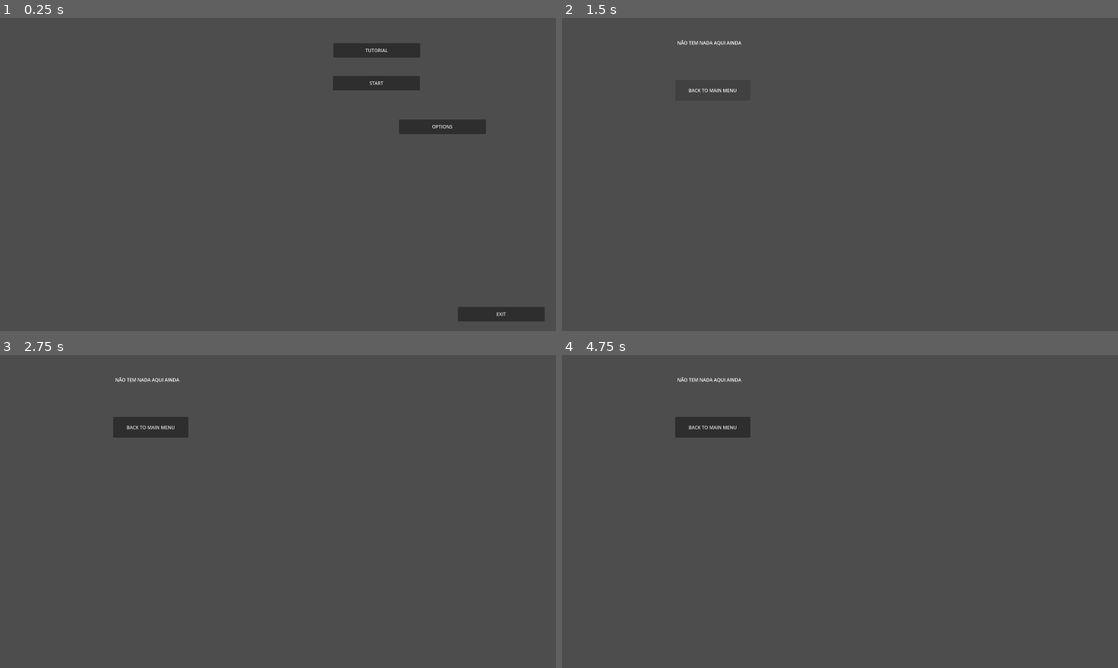
Above: before the commit, frames 1-4 (two rows, left to right).
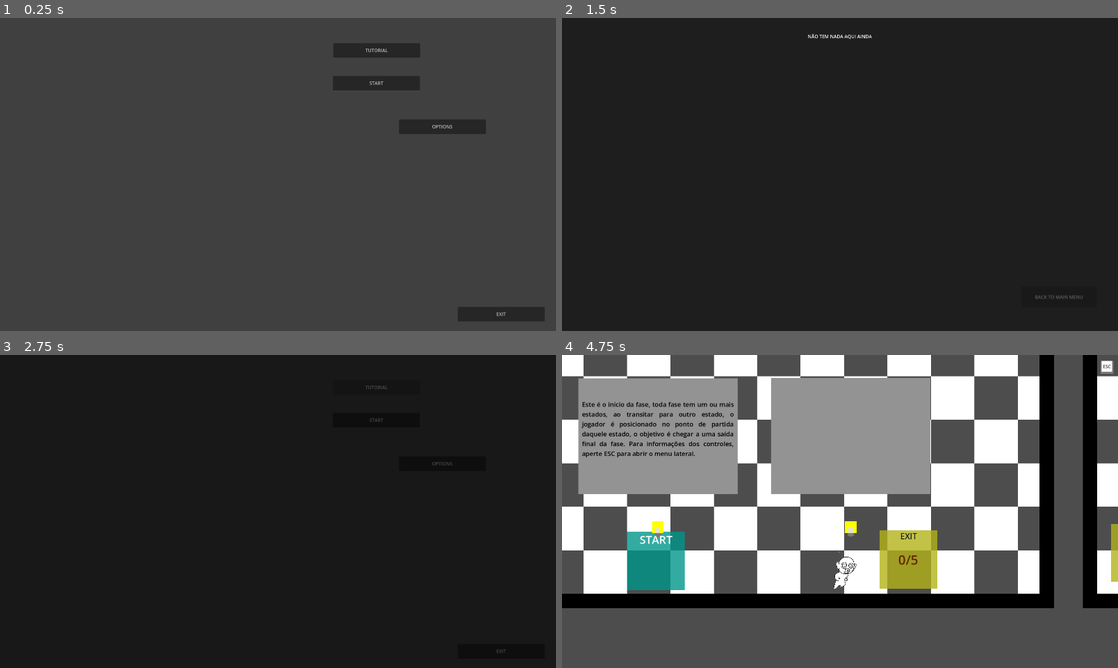
Above: after the commit, the same moments.

Repository: nanomugen/automata-project
Game: Godot game, scene res://scenes/menus/main_menu.tscn
Same seed, same stepped clock (60 frames per second), same inputs: the game is played once before the commit and once after it.
Inputs (mouse positions are in pixels of both pictures, inside the frame that each line leads up to):
- Up to frame 1 (0.25 s): no input
- Up to frame 2 (1.5 s): click "OPTIONS" at 0.5 s; click "BACK TO MAIN MENU" at 1.25 s
- Up to frame 3 (2.75 s): click (378, 386) at 2 s, where only the run after the commit has a clickable "TUTORIAL"
- Up to frame 4 (4.75 s): click (940, 420) at 2.75 s, where only the run after the commit has a clickable "START"; hold Ctrl (attack) 3.53-4.28 s; hold Right (move_right) from 3.53 s (still down); tap Space (jump) at 3.77, 4.52 s; tap Shift (dash) at 3.8, 4.35 s; tap Ctrl (attack) at 4.55 s

The runs differ from the first frame. In frame 1, less than 0.1% of the frame differs, in the area x 65-91%, y 9-96%; in frame 2, 100%, in the area x 0-100%, y 0-100%; in frame 3, 99%; in frame 4, 56%.

Commit message:
phase menu, minors tunings

Diff:
--- a/scenes/hud/exit_item_hud.tscn
+++ b/scenes/hud/exit_item_hud.tscn
@@ -9,13 +9,13 @@
 
 [node name="enabled" type="ColorRect" parent="." unique_id=54726654]
 layout_mode = 0
-offset_right = 20.0
-offset_bottom = 20.0
+offset_right = 40.0
+offset_bottom = 40.0
 
 [node name="value" type="Label" parent="." unique_id=288160180]
 layout_mode = 0
-offset_left = 25.0
-offset_right = 65.0
-offset_bottom = 20.0
+offset_left = 45.0
+offset_right = 99.0
+offset_bottom = 40.0
 theme_override_colors/font_color = Color(0, 0.45411357, 0.45411357, 1)
-theme_override_font_sizes/font_size = 13
+theme_override_font_sizes/font_size = 26
--- a/scenes/menus/main_menu.tscn
+++ b/scenes/menus/main_menu.tscn
@@ -58,8 +58,8 @@
 anchors_preset = 15
 anchor_right = 1.0
 anchor_bottom = 1.0
-offset_right = 0.0
-offset_bottom = 0.0
+offset_right = 1920.0
+offset_bottom = 1080.0
 grow_horizontal = 2
 grow_vertical = 2
 
--- a/scenes/menus/main_options.tscn
+++ b/scenes/menus/main_options.tscn
@@ -8,36 +8,52 @@
 
 [node name="options_control" type="Control" parent="." unique_id=1266434734]
 layout_mode = 3
-anchors_preset = 0
-offset_right = 40.0
-offset_bottom = 40.0
+anchors_preset = 15
+anchor_right = 1.0
+anchor_bottom = 1.0
+offset_right = 1920.0
+offset_bottom = 1080.0
+grow_horizontal = 2
+grow_vertical = 2
 
 [node name="back_button" type="Button" parent="options_control" unique_id=1397900642]
 layout_mode = 0
-offset_left = 391.0
-offset_top = 214.0
-offset_right = 651.0
-offset_bottom = 285.0
+offset_left = 1587.0
+offset_top = 927.0
+offset_right = 1847.0
+offset_bottom = 998.0
 text = "BACK TO MAIN MENU"
 
-[node name="Label" type="Label" parent="." unique_id=548042373]
-offset_left = 208.0
-offset_top = 22.0
-offset_right = 810.0
-offset_bottom = 150.0
+[node name="fade_trasition" parent="options_control" unique_id=1907557553 instance=ExtResource("2_hfi38")]
+layout_mode = 1
+anchors_preset = 15
+anchor_right = 1.0
+anchor_bottom = 1.0
+offset_right = 0.0
+offset_bottom = 0.0
+grow_horizontal = 2
+grow_vertical = 2
+
+[node name="fade_out_timer" type="Timer" parent="options_control/fade_trasition" unique_id=1913183551]
+wait_time = 1.15
+
+[node name="fade_in_timer" type="Timer" parent="options_control/fade_trasition" unique_id=1716847696]
+wait_time = 1.15
+
+[node name="Label" type="Label" parent="options_control" unique_id=548042373]
+layout_mode = 1
+anchors_preset = 5
+anchor_left = 0.5
+anchor_right = 0.5
+offset_left = -301.0
+offset_right = 301.0
+offset_bottom = 128.0
+grow_horizontal = 2
 text = "NÃO TEM NADA AQUI AINDA"
 horizontal_alignment = 1
 vertical_alignment = 1
 autowrap_mode = 2
 
-[node name="fade_trasition" parent="." unique_id=1907557553 instance=ExtResource("2_hfi38")]
-
-[node name="fade_out_timer" type="Timer" parent="fade_trasition" unique_id=1913183551]
-wait_time = 1.15
-
-[node name="fade_in_timer" type="Timer" parent="fade_trasition" unique_id=1716847696]
-wait_time = 1.15
-
 [connection signal="pressed" from="options_control/back_button" to="." method="_on_back_button_pressed"]
-[connection signal="timeout" from="fade_trasition/fade_out_timer" to="." method="_on_fade_out_timer_timeout"]
-[connection signal="timeout" from="fade_trasition/fade_in_timer" to="." method="_on_fade_in_timer_timeout"]
+[connection signal="timeout" from="options_control/fade_trasition/fade_out_timer" to="." method="_on_fade_out_timer_timeout"]
+[connection signal="timeout" from="options_control/fade_trasition/fade_in_timer" to="." method="_on_fade_in_timer_timeout"]
--- /dev/null
+++ b/scenes/menus/main_phases.tscn
@@ -0,0 +1,67 @@
+[gd_scene format=3 uid="uid://doe8myykret6s"]
+
+[ext_resource type="Script" uid="uid://d24wou6hknjbc" path="res://scripts/main_phases.gd" id="1_myo6f"]
+[ext_resource type="PackedScene" uid="uid://iov3r3lk8wlt" path="res://scenes/fade_trasition.tscn" id="2_cjixh"]
+
+[node name="main_phases" type="Node2D" unique_id=634228196]
+script = ExtResource("1_myo6f")
+
+[node name="options_control" type="Control" parent="." unique_id=1266434734]
+layout_mode = 3
+anchors_preset = 15
+anchor_right = 1.0
+anchor_bottom = 1.0
+grow_horizontal = 2
+grow_vertical = 2
+
+[node name="Label" type="Label" parent="options_control" unique_id=548042373]
+layout_mode = 1
+anchors_preset = 5
+anchor_left = 0.5
+anchor_right = 0.5
+offset_left = 628.0
+offset_top = 38.0
+offset_right = 1230.0
+offset_bottom = 166.0
+grow_horizontal = 2
+size_flags_horizontal = 4
+text = "FASES"
+horizontal_alignment = 1
+vertical_alignment = 1
+autowrap_mode = 2
+
+[node name="back_button" type="Button" parent="options_control" unique_id=1397900642]
+layout_mode = 1
+anchors_preset = 7
+anchor_left = 0.5
+anchor_top = 1.0
+anchor_right = 0.5
+anchor_bottom = 1.0
+offset_left = 1586.0
+offset_top = 955.0
+offset_right = 1846.0
+offset_bottom = 1025.0
+grow_horizontal = 2
+grow_vertical = 0
+text = "BACK TO MAIN MENU"
+
+[node name="reset_phases_button" type="Button" parent="options_control" unique_id=1718962814]
+visible = false
+layout_mode = 0
+offset_left = 1235.0
+offset_top = 954.0
+offset_right = 1495.0
+offset_bottom = 1024.0
+text = "RESET PHASES"
+
+[node name="fade_trasition" parent="." unique_id=1907557553 instance=ExtResource("2_cjixh")]
+anchors_preset = 15
+anchor_right = 1.0
+anchor_bottom = 1.0
+offset_right = 1920.0
+offset_bottom = 1080.0
+grow_horizontal = 2
+grow_vertical = 2
+
+[connection signal="pressed" from="options_control/back_button" to="." method="_on_back_button_pressed"]
+[connection signal="pressed" from="options_control/reset_phases_button" to="." method="_on_reset_phases_button_pressed"]
--- a/scenes/objects/exit.tscn
+++ b/scenes/objects/exit.tscn
@@ -13,17 +13,22 @@
 
 [node name="Label" type="Label" parent="Area2D" unique_id=1701728577]
 z_index = 2
-anchors_preset = 5
+anchors_preset = 8
 anchor_left = 0.5
+anchor_top = 0.5
 anchor_right = 0.5
+anchor_bottom = 0.5
 offset_left = -52.0
-offset_top = -131.0
+offset_top = -31.5
 offset_right = 52.0
-offset_bottom = -68.0
+offset_bottom = 31.5
 grow_horizontal = 2
+grow_vertical = 2
 theme_override_colors/font_color = Color(0.40683383, 0.15095362, 0, 1)
 theme_override_colors/font_outline_color = Color(0, 0, 0, 1)
 theme_override_font_sizes/font_size = 45
+text = "0"
+horizontal_alignment = 1
 
 [node name="CollisionShape2D" type="CollisionShape2D" parent="Area2D" unique_id=1592140183]
 shape = SubResource("RectangleShape2D_uyw7u")
@@ -42,5 +47,18 @@
 grow_vertical = 2
 color = Color(1, 1, 0, 1)
 
+[node name="Label2" type="Label" parent="." unique_id=1914172692]
+anchors_preset = 5
+anchor_left = 0.5
+anchor_right = 0.5
+offset_left = -28.5
+offset_top = -100.0
+offset_right = 28.5
+offset_bottom = -61.0
+grow_horizontal = 2
+theme_override_colors/font_color = Color(0.12591085, 0.12591085, 0.12591082, 1)
+theme_override_font_sizes/font_size = 28
+text = "EXIT"
+
 [connection signal="body_entered" from="Area2D" to="." method="_on_area_2d_body_entered"]
 [connection signal="body_exited" from="Area2D" to="." method="_on_area_2d_body_exited"]
--- a/scenes/objects/init.tscn
+++ b/scenes/objects/init.tscn
@@ -25,4 +25,15 @@
 offset_bottom = 100.0
 grow_horizontal = 2
 grow_vertical = 2
-color = Color(0, 0.58824646, 0.5370987, 0.70000005)
+color = Color(0, 0.58824646, 0.5370987, 0.8)
+
+[node name="Label" type="Label" parent="." unique_id=1789990096]
+anchors_preset = 10
+anchor_right = 1.0
+offset_left = -56.0
+offset_top = -100.0
+offset_right = 57.0
+offset_bottom = -47.0
+grow_horizontal = 2
+theme_override_font_sizes/font_size = 38
+text = "START"
--- a/scenes/phases/phase_01.tscn
+++ b/scenes/phases/phase_01.tscn
@@ -20,6 +20,7 @@
 [node name="Phase" type="Node2D" parent="." unique_id=462732468 node_paths=PackedStringArray("start_state")]
 script = ExtResource("2_xnm77")
 start_state = NodePath("Start_State")
+phase_name = "phase_01"
 metadata/_custom_type_script = "uid://be3l3gl88kqsy"
 
 [node name="human" parent="Phase" unique_id=606522244 instance=ExtResource("3_yrmt0")]
@@ -59,7 +60,7 @@
 goal = 10
 
 [node name="exit2" parent="Phase/Start_State/exits" unique_id=999031583 instance=ExtResource("7_y802i")]
-position = Vector2(670, -2373)
+position = Vector2(693, -2375)
 goal = 3
 is_final = true
 
@@ -71,6 +72,8 @@
 [node name="door5" parent="Phase/Start_State/doors/door_set_5" unique_id=587156041 node_paths=PackedStringArray("buttons") instance=ExtResource("11_yrmt0")]
 position = Vector2(-50, 48)
 buttons = [NodePath("../door_button")]
+color_unpressed = Color(1, 0.88235295, 0.09803922, 1)
+color_pressed = Color(0.5686275, 0.11764706, 0.7058824, 1)
 
 [node name="door_button" parent="Phase/Start_State/doors/door_set_5" unique_id=1126250766 instance=ExtResource("11_xnm77")]
 position = Vector2(1101, -840)
@@ -79,6 +82,8 @@
 position = Vector2(241, 196)
 rotation = -1.5707964
 buttons = [NodePath("../door_button")]
+color_unpressed = Color(1, 0.88235295, 0.09803922, 1)
+color_pressed = Color(0.5686275, 0.11764706, 0.7058824, 1)
 
 [node name="door_set_2" type="Node2D" parent="Phase/Start_State/doors" unique_id=2000612220]
 position = Vector2(1375, -960)
@@ -87,8 +92,8 @@
 position = Vector2(-491, 684)
 rotation = 1.5707964
 buttons = [NodePath("../door_button3"), NodePath("../door_button2")]
-color_unpressed = Color(0.44741815, 0.14822248, 0.3435867, 0.7019608)
-color_pressed = Color(0.16537565, 0.5123624, 0.68581164, 0.7019608)
+color_unpressed = Color(0.23529412, 0.7058824, 0.29411766, 1)
+color_pressed = Color(0.9607843, 0.50980395, 0.1882353, 1)
 
 [node name="door_button3" parent="Phase/Start_State/doors/door_set_2" unique_id=1840373967 instance=ExtResource("11_xnm77")]
 position = Vector2(-917, -690)
@@ -103,8 +108,8 @@
 position = Vector2(137, -503)
 rotation = 1.5707964
 buttons = [NodePath("../door_button")]
-color_unpressed = Color(0.8783944, 0.5126306, 0.36268649, 0.7019608)
-color_pressed = Color(0.92948794, 0.9091746, 0.10320946, 0.7019608)
+color_unpressed = Color(0.9019608, 0.09803922, 0.29411766, 1)
+color_pressed = Color(0, 0.50980395, 0.78431374, 1)
 
 [node name="door_button" parent="Phase/Start_State/doors/door_set_6" unique_id=1559720547 instance=ExtResource("11_xnm77")]
 position = Vector2(-164, -26)
@@ -486,11 +491,11 @@
 position = Vector2(44, 0)
 
 [node name="door" parent="Phase/State/doors/door_set_3" unique_id=1602113240 node_paths=PackedStringArray("buttons") instance=ExtResource("11_yrmt0")]
-position = Vector2(-1493, -1857)
+position = Vector2(-1490, -1863)
 rotation = -3.1415927
 buttons = [NodePath("../door_button")]
-color_unpressed = Color(0.5706712, 0.3106635, 0.54305035, 0.7019608)
-color_pressed = Color(0.40584272, 0.88134474, 0.17558163, 0.702)
+color_unpressed = Color(0.27450982, 0.9411765, 0.9411765, 1)
+color_pressed = Color(0.6666667, 0.43137255, 0.15686275, 1)
 
 [node name="door_button" parent="Phase/State/doors/door_set_3" unique_id=1035277124 instance=ExtResource("11_xnm77")]
 z_index = 1
@@ -654,6 +659,8 @@
 position = Vector2(54, -44)
 rotation = 1.5707964
 buttons = [NodePath("../door_button"), NodePath("../door_button2")]
+color_unpressed = Color(0.9411765, 0.19607843, 0.9019608, 1)
+color_pressed = Color(0.27450982, 0.27450982, 0.27450982, 1)
 
 [node name="door_button" parent="Phase/State2/objects/door_set" unique_id=2077938559 instance=ExtResource("11_xnm77")]
 position = Vector2(427, 107)
--- a/scenes/phases/phase_tutorial.tscn
+++ b/scenes/phases/phase_tutorial.tscn
@@ -33,7 +33,7 @@
 human = NodePath("../human")
 
 [node name="init" parent="Phase/Start_State" unique_id=1642130846 instance=ExtResource("5_17ixv")]
-position = Vector2(-3, -143)
+position = Vector2(-125, -138)
 
 [node name="points" type="Node2D" parent="Phase/Start_State" unique_id=751447996]
 
@@ -62,6 +62,10 @@
 [node name="exit_tutorial" parent="Phase/Start_State/tutorials" unique_id=864717428 instance=ExtResource("9_gmwqm")]
 position = Vector2(1835, -100)
 text = "Esta é uma saída, ela tem um valor associado a ela, quando o seu valor associado for igual ao valor que o jogad …(194 unchanged characters)…
+
+[node name="tutorial_generic" parent="Phase/Start_State" unique_id=1312081596 instance=ExtResource("9_gmwqm")]
+position = Vector2(-118, -99)
+text = "Este é o início da fase, toda fase tem um ou mais estados, ao transitar para outro estado, o jogador é posicionado no ponto de partida daquele estado, o objetivo é chegar a uma saída final da fase. Para informações dos controles, aperte ESC para abrir o menu lateral."
 
 [node name="State" parent="Phase" unique_id=143421711 node_paths=PackedStringArray("init", "points", "exits", "doors", "human") instance=ExtResource("4_c3vjc")]
 position = Vector2(3936, 0)
--- a/scripts/data_system.gd
+++ b/scripts/data_system.gd
@@ -13,8 +13,25 @@
 		"dash":true,
 		"double_jump":false,
 		"wall_jump":false
+	},
+	"phases":{
+		"phase_01":{
+			"name":"Fase 01",
+			"path": "res://scenes/phases/phase_01.tscn",
+			"unlocked":true,
+			"completed":false,
+			"secret_completed":false
+		},
+		"phase_02":{
+			"name":"Fase 02",
+			"path":null,
+			"unlocked":false,
+			"completed":false,
+			"secret_completed":false
+		},
 	}
 }
+
 
 func _ready() -> void:
 	_load()
--- a/scripts/door.gd
+++ b/scripts/door.gd
@@ -19,7 +19,7 @@
 
 
 # Called every frame. 'delta' is the elapsed time since the previous frame.
-func _process(delta: float) -> void:
+func _process(_delta: float) -> void:
 	pass
 func verify_buttons():
 	if buttons != null:
--- a/scripts/door_button.gd
+++ b/scripts/door_button.gd
@@ -14,7 +14,7 @@
 	button_rect.color = color_unpressed
 	button_body.color = color_unpressed
 
-func _process(delta: float) -> void:
+func _process(_delta: float) -> void:
 	pass
 
 func pressed() -> void:
@@ -33,9 +33,14 @@
 	is_pressed = false
 
 
+#VERIFICAR SE É O HUMAN
 func _on_area_2d_body_entered(body: Node2D) -> void:
+	if body is not Human:
+		return
 	inside_area = true
 
 
 func _on_area_2d_body_exited(body: Node2D) -> void:
+	if body is not Human:
+		return
 	inside_area = false
--- a/scripts/exit.gd
+++ b/scripts/exit.gd
@@ -7,9 +7,10 @@
 
 @export var nextState: State
 @export var goal:int
-@export var color_closed:Color = Color(0.7,0.7,0.1,0.7)
-@export var color_opened:Color = Color(0.1,0.1,0.7,0.7)
+@export var color_closed:Color = Color(0.7,0.7,0.1,0.8)
+@export var color_opened:Color = Color(0.1,0.1,0.7,0.8)
 @export var is_final:bool = false
+@export var is_secret:bool = false
 
 var inside_area:bool = false
 var opened:bool = false
--- a/scripts/human.gd
+++ b/scripts/human.gd
@@ -174,7 +174,7 @@
 	if velocity.y < 0:
 		velocity.y = 0
 
-func damage(damage:int):
+func damage(_damage_code:int):
 	pass
 
 func _on_animated_sprite_2d_animation_finished() -> void:
--- a/scripts/main_menu.gd
+++ b/scripts/main_menu.gd
@@ -1,13 +1,14 @@
 extends Node2D
 
 @onready var fade_trasition: ColorRect = $fade_trasition
+
 var tween:Tween
 @onready var debug: Button = $button_manager/debug
 
 func _ready():
 	debug.visible = false
 	print(fade_trasition.get_child(0))
-	tween = create_tween()
+
 	fade_out()
 	PlayerHudControl.ingame_menu_visibility = false
 	PlayerHudControl.help_button.visible = false
@@ -19,25 +20,36 @@
 func _on_start_pressed() -> void:
 	if Input.is_action_pressed("dash") and Input.is_action_pressed("attack"):
 		fade_in()
+		tween = create_tween()
 		tween.tween_callback(go_to_debug)
 	else:
+		print("on_start_pressed_else")
 		fade_in()
-		tween.tween_callback(go_to_main)
+		print("after fade_in")
+		tween = create_tween()
+		tween.tween_callback(go_to_main_phases)
+		print("after tween go to main phases")
 
 
 func _on_option_pressed() -> void:
+	print("on_option_pressed antes do fade in")
 	fade_in()
+	print("on_option_pressed depois do fade in")
+	tween = create_tween()
 	tween.tween_callback(go_to_options)
 
 func _on_debug_pressed() -> void:
 	fade_in()
+	tween = create_tween()
 	tween.tween_callback(go_to_debug)
 
-func go_to_main():
+func go_to_main_phases():
 	DataSystem.DATA_OBJECT["debug_mode"] = false
-	get_tree().change_scene_to_file("res://scenes/phases/phase_01.tscn")
+	print("antes de chamar a arvore e mudar de cena")
+	get_tree().change_scene_to_file("res://scenes/menus/main_phases.tscn")
 
 func go_to_options():
+	print("antes de mudar de scene")
 	get_tree().change_scene_to_file("res://scenes/menus/main_options.tscn")
 
 func go_to_tutorial():
@@ -51,15 +63,18 @@
 	get_tree().quit();
 
 func fade_in():
+	print("fade_in init")
+	tween = create_tween()
 	fade_trasition.color = Color(0,0,0,0)
-	fade_trasition.show()
-	tween = create_tween()
-	tween.tween_property(fade_trasition,"color",Color(0,0,0,1),0.3)
+	fade_trasition.visible = true
+	tween.tween_property(fade_trasition,"color",Color(0,0,0,1),1)
+	print("fade_in end")
 
 func fade_out():
+	tween = create_tween()
 	fade_trasition.color = Color(0,0,0,1)
 	tween.tween_property(fade_trasition,"color",Color(0,0,0,0),0.3)
-	tween.tween_property(fade_trasition,"visible",false,0.2)
+	tween.tween_property(fade_trasition,"visible",false,0)
 
 
 func _on_tutorial_pressed() -> void:
--- a/scripts/main_options.gd
+++ b/scripts/main_options.gd
@@ -1,10 +1,12 @@
 extends Node2D
 
-@onready var fade_trasition: ColorRect = $fade_trasition
+@onready var fade_trasition: ColorRect = $options_control/fade_trasition
+
 
 var tween:Tween
 
 func _ready() -> void:
+	print("ready do options")
 	tween = create_tween()
 	fade_out()
 
@@ -16,12 +18,10 @@
 	get_tree().change_scene_to_file("res://scenes/menus/main_menu.tscn")
 
 func fade_in():
-	print("inside fade_in")
 	fade_trasition.color = Color(0,0,0,0)
 	fade_trasition.show()
 	tween = create_tween()
 	tween.tween_property(fade_trasition,"color",Color(0,0,0,1),0.3)
-	print("end of fade_in")
 
 
 func fade_out():
--- /dev/null
+++ b/scripts/main_phases.gd
@@ -0,0 +1,69 @@
+class_name MainPhases
+extends Node2D
+
+@onready var fade_trasition: ColorRect = $fade_trasition
+@onready var reset_phases_button: Button = $options_control/reset_phases_button
+
+var tween:Tween
+
+var phases:Dictionary = DataSystem.DATA_OBJECT["phases"]
+
+func _process(_delta):
+	if Input.is_action_pressed("dash") and Input.is_action_pressed("attack"):
+		reset_phases_button.visible = true
+
+func _ready():
+	print(DataSystem.DATA_OBJECT)
+	print("inicio do on ready do main phases")
+	tween = create_tween()
+	fade_out()
+	print(phases.size())
+	print(phases)
+	var x:int = 0
+	for phase_key in DataSystem.DATA_OBJECT["phases"]:
+		var phase = phases[phase_key]
+		if phase["unlocked"]:
+			var button = Button.new()
+			add_child(button)
+			button.pressed.connect(_set_button_phase_path.bind(phase["path"]))
+			button.text = phase["name"]
+			button.position = Vector2(200 + x%5,200 + x/5)
+			if phase["secret_completed"]:
+				button.modulate = Color.REBECCA_PURPLE
+			elif  phase["completed"]:
+				button.modulate = Color.DARK_GREEN
+		x += 1
+		print(phase)
+
+func _set_button_phase_path(path:String):
+	get_tree().change_scene_to_file(path)
+
+func go_to_main_menu():
+	get_tree().change_scene_to_file("res://scenes/menus/main_menu.tscn")
+
+func fade_in():
+	fade_trasition.color = Color(0,0,0,0)
+	fade_trasition.show()
+	tween = create_tween()
+	tween.tween_property(fade_trasition,"color",Color(0,0,0,1),0.3)
+
+func fade_out():
+	fade_trasition.color = Color(0,0,0,1)
+	tween.tween_property(fade_trasition,"color",Color(0,0,0,0),0.3)
+	tween.tween_property(fade_trasition,"visible",false,0.2)
+
+func reset_phases():
+	for phases_key in DataSystem.DATA_OBJECT["phases"]:
+		DataSystem.DATA_OBJECT["phases"][phases_key]["completed"] = false
+		DataSystem.DATA_OBJECT["phases"][phases_key]["secret_completed"] = false
+		if phases_key != "phase_01":
+			DataSystem.DATA_OBJECT["phases"][phases_key]["unlocked"] = false
+	DataSystem._save()
+	_ready()
+func _on_back_button_pressed() -> void:
+	fade_in()
+	tween.tween_callback(go_to_main_menu)
+
+
+func _on_reset_phases_button_pressed() -> void:
+	reset_phases()
--- a/scripts/phase.gd
+++ b/scripts/phase.gd
@@ -3,6 +3,9 @@
 @onready var human: Human = $human
 @export var start_state: State;
 @onready var test_value: Label = $testValue
+
+@export var phase_name:String
+
 
 func _ready() -> void:
 	PlayerHudControl.ingame_menu_visibility = true
@@ -14,3 +17,12 @@
 
 func _process(_delta: float) -> void:
 	pass
+
+func _on_conclude_phase(conclusion_code:String):
+	if phase_name == "" or phase_name == null:
+		return
+	if conclusion_code in ["completed","secret_completed"]:
+		DataSystem.DATA_OBJECT["phases"][phase_name][conclusion_code] = true
+	else:
+		return
+	DataSystem._save()
--- a/scripts/player_hud.gd
+++ b/scripts/player_hud.gd
@@ -58,7 +58,7 @@
 		discovery.add_child(exit_item)
 		exit_item.value.text = str(exits[i]["goal"])
 		exit_item.enabled.color = exits[i]["color_opened"] if exits[i]["opened"] else exits[i]["color_closed"]
-		exit_item.position = Vector2(10,10+25*(j))
+		exit_item.position = Vector2(20,20+45*(j))
 		exit_item.value.add_theme_color_override("font_color",exit_item.enabled.color)
 		j +=1
 
@@ -68,7 +68,7 @@
 		discovery.add_child(point_item)
 		point_item.value.text = str(points[i]["value"])
 		point_item.enabled.color = points[i]["color_pressed"] if points[i]["pressed"] else points[i]["color_unpressed"]
-		point_item.position = Vector2(70,10+25*(j))
+		point_item.position = Vector2(120,20+45*(j))
 		point_item.value.add_theme_color_override("font_color",point_item.enabled.color)
 		j +=1
 
--- a/scripts/state.gd
+++ b/scripts/state.gd
@@ -64,9 +64,11 @@
 func transition_next_state(exit:Exit)->void:
 	PlayerHudControl.clear_hud()
 	if exit.is_final :
-		DataSystem.DATA_OBJECT["test_value"] += 1
-		DataSystem._save()
-
+		var completion_code =  "secret_completed" if exit.is_secret else "completed"
+		var parent_phase:Phase = get_parent()
+		parent_phase._on_conclude_phase(completion_code)
+		#####################
+		#isso ta errado, precisa consertar essa lógica, call down, signal up
 		get_tree().change_scene_to_file("res://scenes/menus/congratulations.tscn")
 	if exit.nextState == null:
 		return
--- a/scripts/tutorial_generic.gd
+++ b/scripts/tutorial_generic.gd
@@ -29,8 +29,9 @@
 
 
 func _on_area_2d_body_entered(body: Node2D) -> void:
-	if !already_showing and DataSystem.DATA_OBJECT["tutorial_mode"]:
-		print("entrou no tutorial")
+	if body is not Human:
+		return
+	if !already_showing:
 		self.visible = true
 		color_rect.visible = true
 		#label.text = ""
Not shown, added: scripts/main_phases.gd.uid
Not shown, changed: build/web/index.pck
